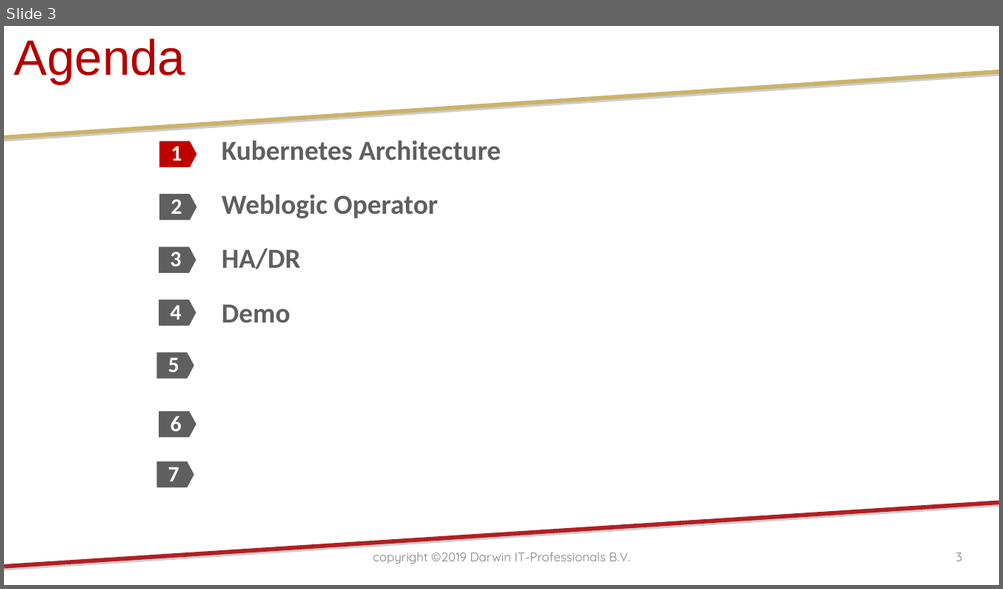
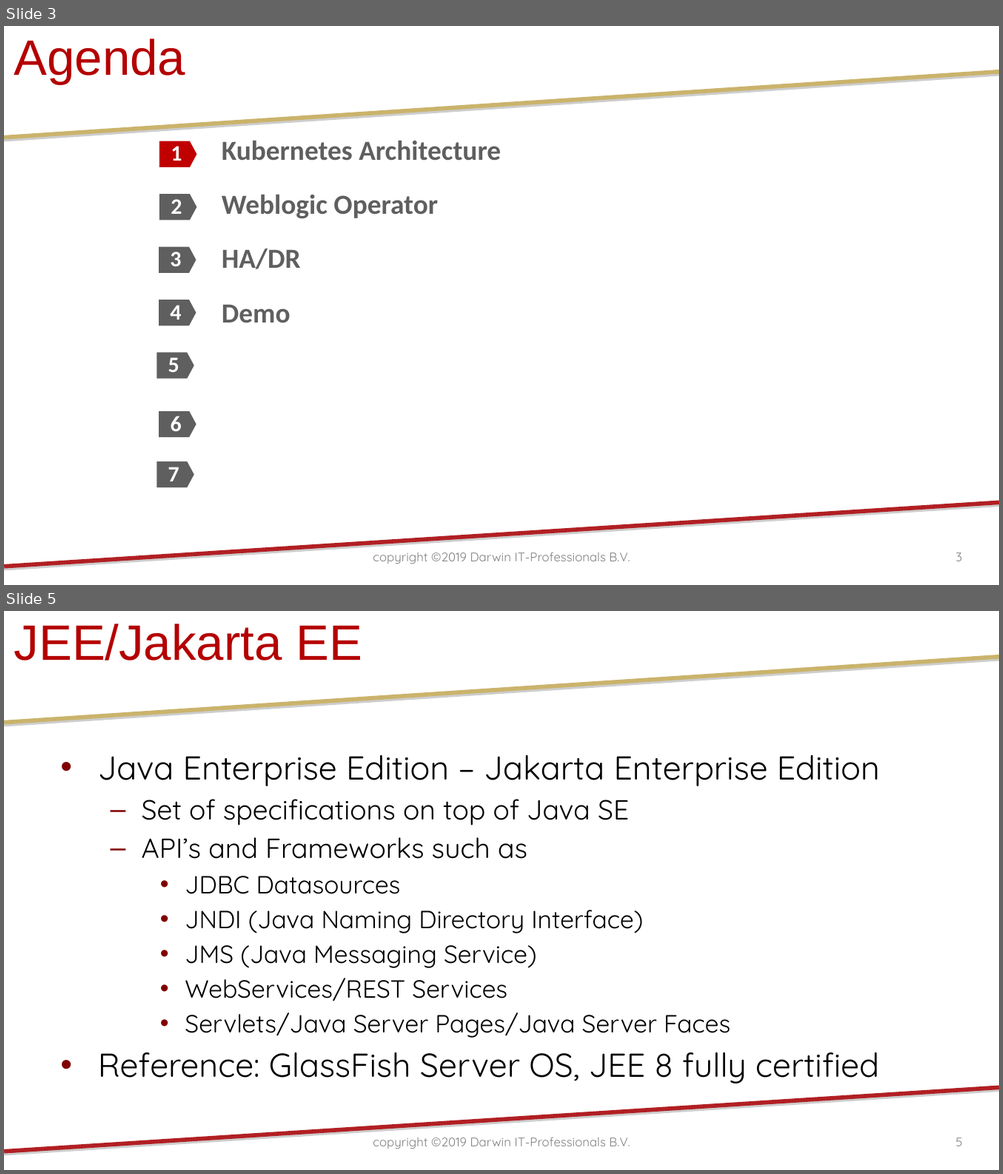
Before and after one commit to darwin-it/weblogic-operator-medrec-admin, a slide deck: doc/ppt/20191003-Kubernetes Managed Weblogic Revival.pptx. Shown one above the other, each under a label of ours: slide 3 before the commit, slides 3 and 5 after it; the slides between them are not shown. The pictures are 1003x589 and 1003x1174 pixels, drawn with LibreOffice and Linux fonts; fonts in the diff are those of the drawing; background and template pictures are left out. Boxes give left, top, right and bottom in pixels: in the first picture for what was removed or moved away, otherwise in the second. Text is boxed around its words. In the diff, an @@ line names an element or a change of style, - is before the commit and + after.

```diff
--- a/doc/ppt/20191003-Kubernetes Managed Weblogic Revival.pptx
+++ b/doc/ppt/20191003-Kubernetes Managed Weblogic Revival.pptx
@@ slide 5 added at [4,611,999,1170], background #FFFFFF; not listed: 2 template elements that a slide beside it also shows @@
@@ title added at [14,624,362,661], 36 pt, text #B40000 @@
+JEE/Jakarta EE
@@ text added at [98,755,879,1084], 18 pt, text #000000 @@
+• Java Enterprise Edition – Jakarta Enterprise Edition
+  – Set of specifications on top of Java SE
+  – API’s and Frameworks such as
+    • JDBC Datasources
+    • JNDI (Java Naming Directory Interface)
+    • JMS (Java Messaging Service)
+    • WebServices/REST Services
+    • Servlets/Java Server Pages/Java Server Faces
+• Reference: GlassFish Server OS, JEE 8 fully certified
@@ text added at [373,1137,629,1150], 9 pt, text #808080 @@
+copyright ©2019 Darwin IT-Professionals B.V.
@@ page number added at [956,1138,962,1147], 9 pt, text #808080 @@
+5
```
Also in this commit, not shown: 4 slides changed, 46 other slides added, 1 other file.
